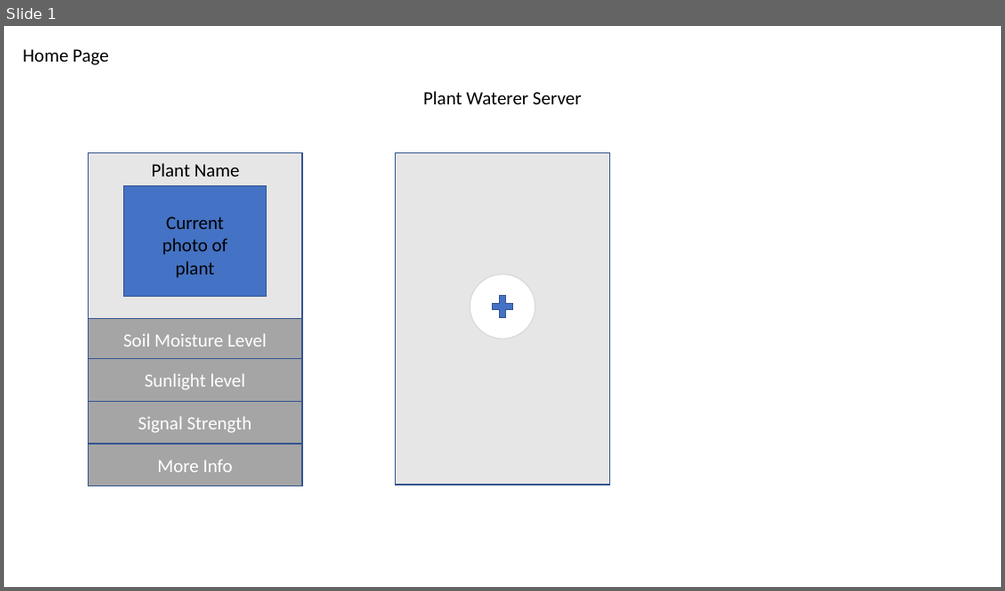
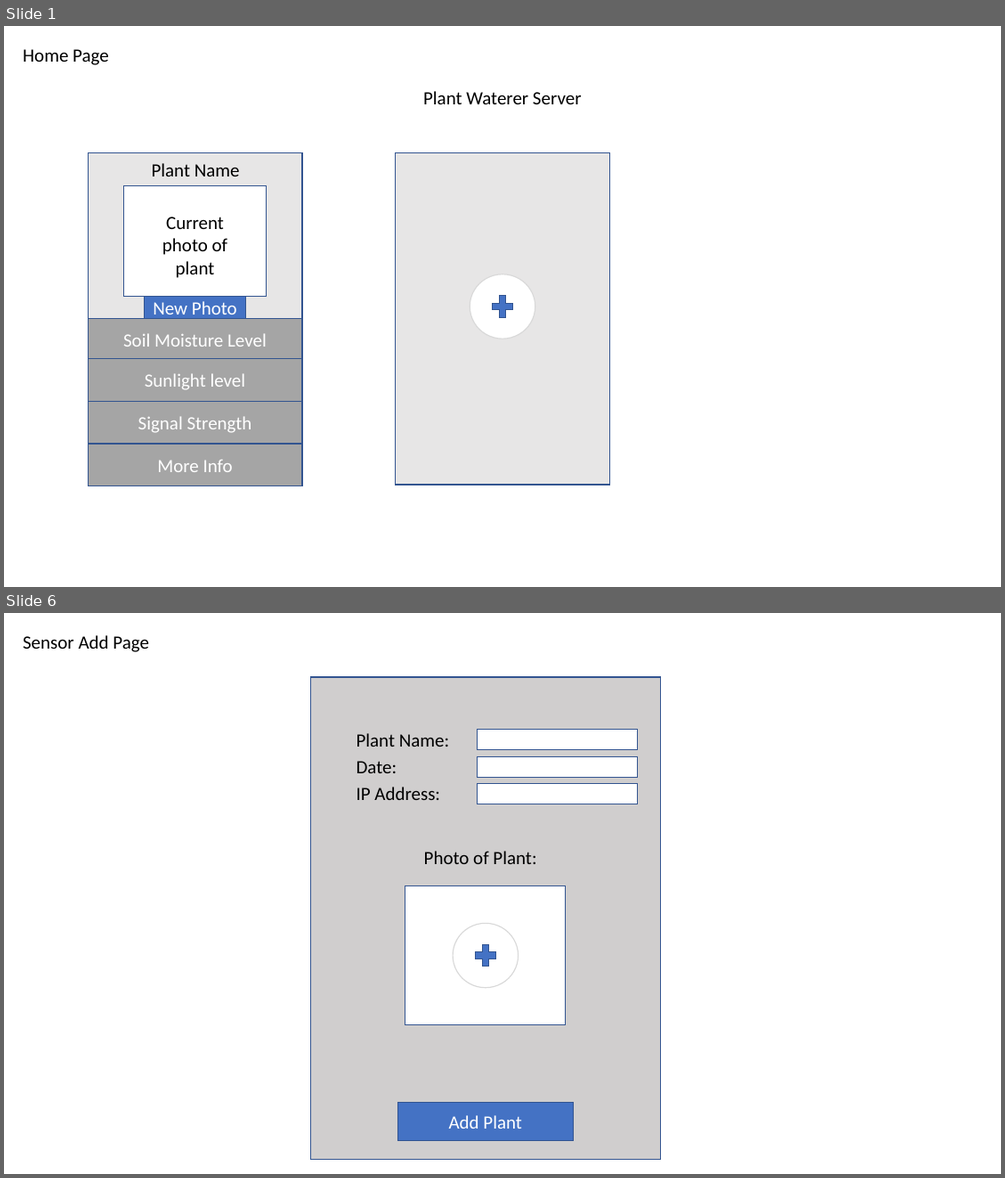
Before and after one commit to CireMarkus/auto-plant-waterer, a slide deck: Protyping of website.pptx. Shown one above the other, each under a label of ours: slide 1 before the commit, slides 1 and 6 after it; the slides between them are not shown. The pictures are 1005x591 and 1005x1178 pixels, drawn with LibreOffice and Linux fonts; fonts in the diff are those of the drawing. Boxes give left, top, right and bottom in pixels: in the first picture for what was removed or moved away, otherwise in the second. Text is boxed around its words. In the diff, an @@ line names an element or a change of style, - is before the commit and + after.

```diff
--- a/Protyping of website.pptx
+++ b/Protyping of website.pptx
@@ slide 6 added at [4, 613, 1001, 1174], background #FFFFFF @@
@@ text added at [23, 635, 149, 652], 18 pt, text #000000 @@
+Sensor Add Page
@@ rectangle added at [310, 677, 660, 1159], fill #D0CECE, outline #325491 1 pt @@
@@ text added at [356, 733, 449, 747], 18 pt, text #000000 @@
+Plant Name:
@@ rectangle added at [477, 729, 638, 750], fill #FFFFFF, outline #325491 1 pt @@
@@ text added at [356, 761, 397, 773], 18 pt, text #000000 @@
+Date:
@@ rectangle added at [477, 756, 638, 778], fill #FFFFFF, outline #325491 1 pt @@
@@ text added at [356, 787, 440, 800], 18 pt, text #000000 @@
+IP Address:
@@ rectangle added at [477, 784, 638, 804], fill #FFFFFF, outline #325491 1 pt @@
@@ text added at [424, 851, 536, 864], 18 pt, text #000000 @@
+Photo of Plant:
@@ rectangle added at [405, 886, 566, 1026], fill #FFFFFF, outline #325491 1 pt @@
@@ ellipse added at [453, 924, 518, 988], fill #FFFFFF, outline #D9D9D9 1 pt @@
@@ plus sign added at [471, 941, 500, 971], fill #4472C4, outline #325491 1 pt @@
@@ rectangle added at [398, 1102, 574, 1140], fill #4472C4, outline #325491 1 pt, 18 pt, text #FFFFFF @@
+Add Plant
@@ slide 1 changed as well @@
@@ rectangle at [123, 185, 267, 296]: fill #4472C4 to #FFFFFF @@
@@ rectangle added at [145, 297, 246, 319], fill #4472C4, outline #325491 1 pt, 18 pt, text #FFFFFF @@
+New Photo
```
Also in this commit, not shown: 1 other slide changed, 3 other slides added.
